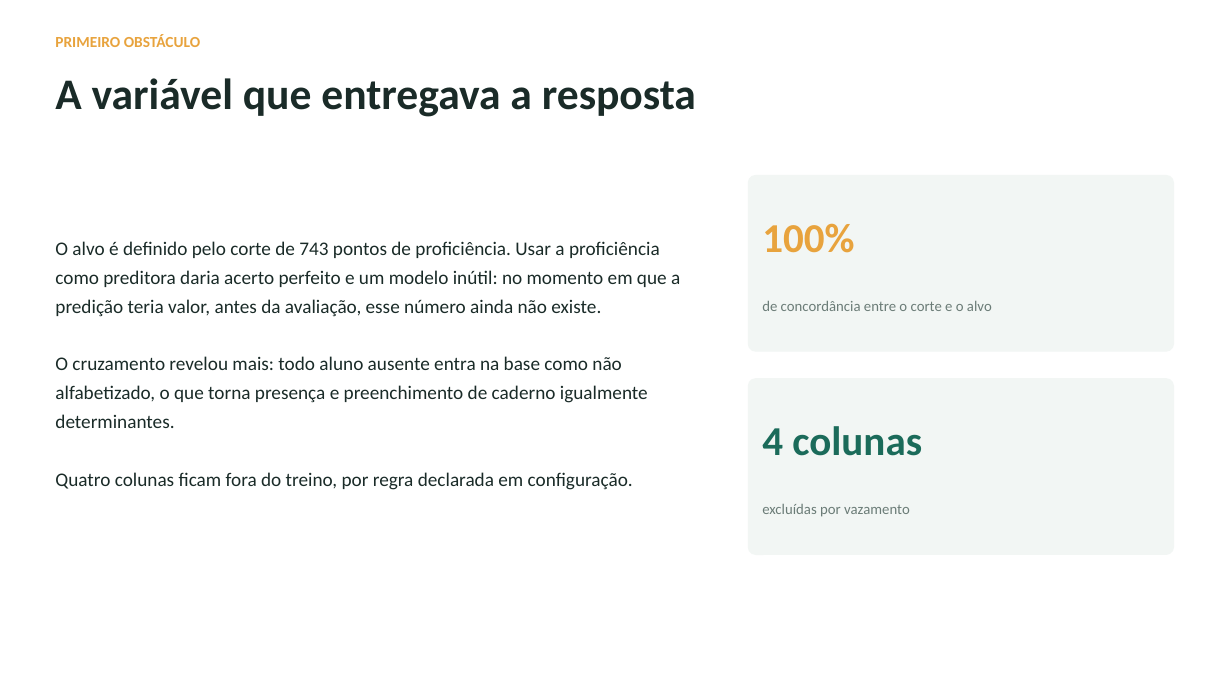
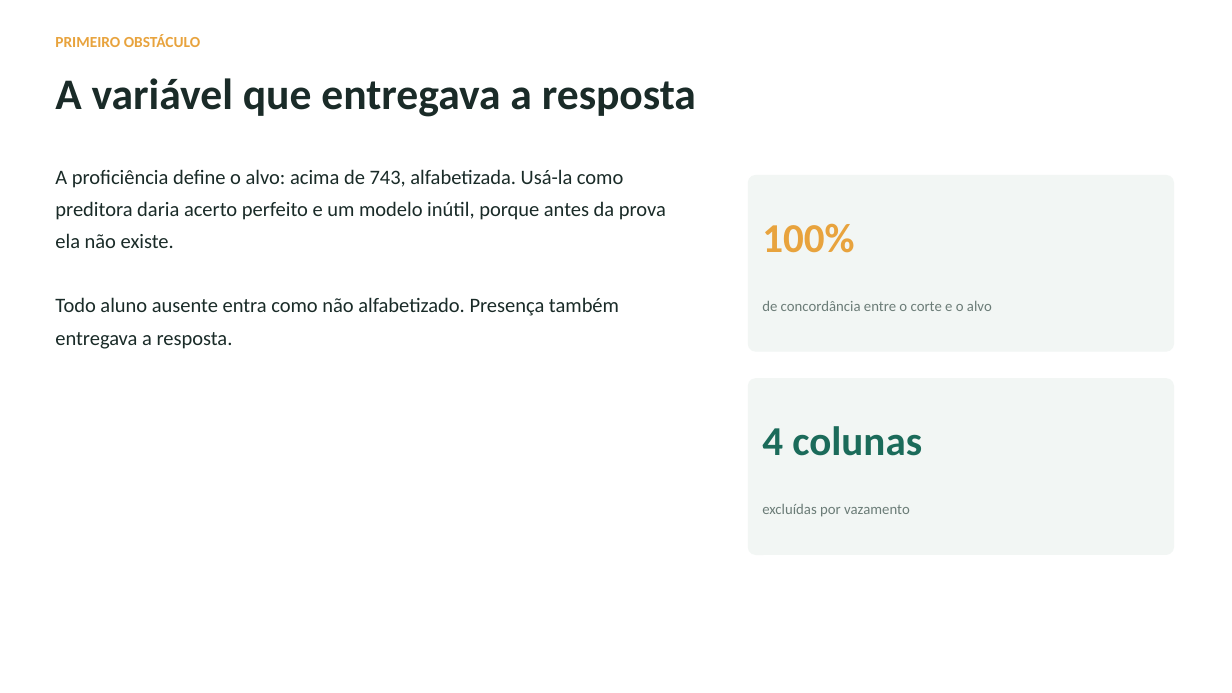
Before and after one commit to tcarvalhodiniz/tech-challenge-fase3, a slide deck: slide 4 of docs/apresentacao.pptx. Drawn at 1232x693 pixels with LibreOffice and Linux fonts; fonts in the diff are those of the drawing. Boxes give left, top, right and bottom in pixels: in the first picture for what was removed or moved away, otherwise in the second. Text is boxed around its words. In the diff, an @@ line names an element or a change of style, - is before the commit and + after.

Commit message:
Ajustes gerais, código e revisão
Revisão geral antes da entrega, em cinco frentes.

Precisão sobre o nível das variáveis: os textos diziam que as catorze
variáveis eram todas de município. Duas delas, rede e caderno, variam dentro do
município e são atributos administrativos do aluno. Nenhuma mede alfabetização,
mas a distinção passa a estar explícita no README e nos relatórios de avaliação e
interpretabilidade.

Verificação do caderno: a amplitude de 10,5 pontos entre versões da prova vinha
de um caderno com doze alunos. Entre os vinte e um com dez mil ou mais, a
amplitude é de 1,8 ponto. A afirmação de que não carrega sinal se sustenta.

Registro dos textos: saem travessões em aparte, construções do tipo 'não é X, e
sim Y' e um aforismo, no README, nos relatórios, no notebook e nos comentários de
config/settings.py, base_analitica.py e eda.py.

Apresentação: o corpo dos slides tinha em média 64 palavras, contra 26 na
apresentação da Fase 2. Reescrito para uma média de 33, com máximo de 43, como
apoio visual da fala e não como documento. Total cai de 969 para 664 palavras.
Validação de arquivo e conferência de transbordo sem ocorrências.

```diff
--- a/docs/apresentacao.pptx
+++ b/docs/apresentacao.pptx
@@ text at (55, 169, 666, 349): text changed; size 15 to 16 pt @@
-O alvo é definido pelo corte de 743 pontos de proficiência. Usar a proficiência como preditora daria acerto perfeito e um modelo inútil: no momento em que a predição teria valor, antes da avaliação, esse número ainda não existe.
-O cruzamento revelou mais: todo aluno ausente entra na base como não alfabetizado, o que torna presença e preenchimento de caderno igualmente determinantes.
-Quatro colunas ficam fora do treino, por regra declarada em configuração.
+A proficiência define o alvo: acima de 743, alfabetizada. Usá-la como preditora daria acerto perfeito e um modelo inútil, porque antes da prova ela não existe.
+Todo aluno ausente entra como não alfabetizado. Presença também entregava a resposta.
@@ text "A proficiência define o alvo: ..." at (55, 169, 666, 349): vertical alignment middle to top @@
```
Also in this commit, not shown: 9 other slides changed, 10 other files.
